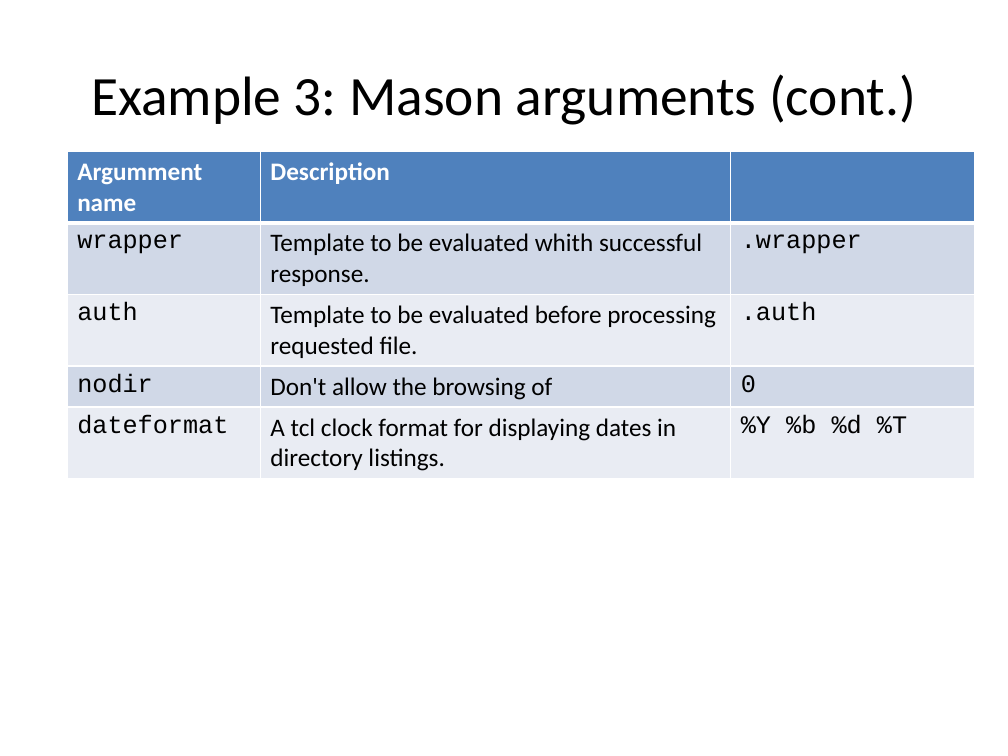
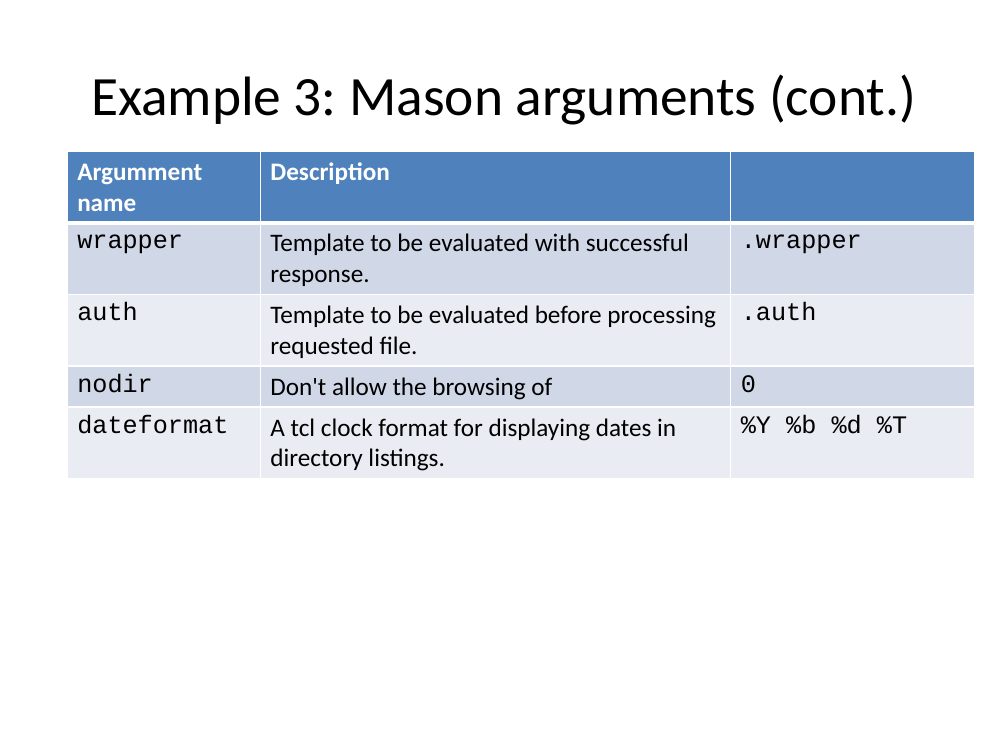
Before and after one commit to jdc8/wubwikit, a slide deck: slide 21 of wubexamples/Lets_Wub.pptx. Drawn at 1008x756 pixels with LibreOffice and Linux fonts; fonts in the diff are those of the drawing; background and template pictures are left out. Boxes give left, top, right and bottom in pixels: in the first picture for what was removed or moved away, otherwise in the second. Text is boxed around its words. In the diff, an @@ line names an element or a change of style, - is before the commit and + after.

```diff
--- a/wubexamples/Lets_Wub.pptx
+++ b/wubexamples/Lets_Wub.pptx
@@ table at (68, 151, 976, 475) @@
-row 2, column 2: Template to be evaluated whith successful response.
+row 2, column 2: Template to be evaluated with successful response.
```
Also in this commit, not shown: 19 other slides changed.
